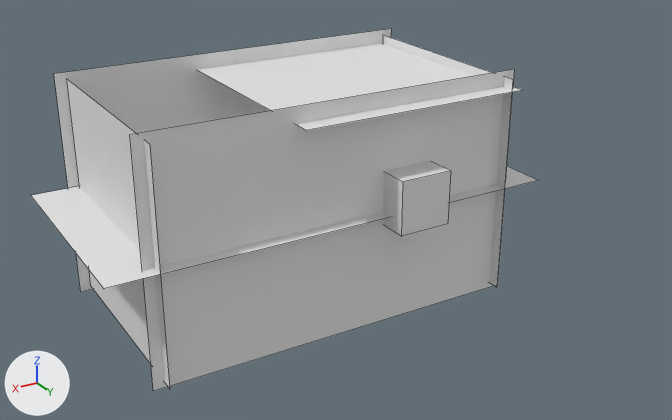
The Blender file Projekt/04-Shots/sk-Shot 3.blend: old version first, new version second.
Rendered twice from a 50 mm camera at (34.0, 54.5, 24.7) aimed at (3.7, 3.9, -0.6). The axes (+X, +Y, +Z) are drawn at lower left. The lights are the same throughout. Mesh edges are drawn as thin lines. Materials are left out; every surface is plain grey.

The older version as bpy lines, for what is in view:
```python
me_cube_001 = bpy.data.meshes.new('Cube.001')
me_cube_001.from_pydata(...)  # a box spanning x -1.0..1.0, y -1.0..1.0, z -1.0..1.0
me_cube_001.materials.append(mat_material_003)
me_plane = bpy.data.meshes.new('Plane')
me_plane.from_pydata([(-1.0, -1.0, 0.0), (1.0, -1.0, 0.0), (-1.0, 1.0, 0.0), (1.0, 1.0, 0.0)], [], [(0, 1, 3, 2)])
me_plane_001 = bpy.data.meshes.new('Plane.001')
me_plane_001.from_pydata([(-1.0, -1.0, 0.0), (1.0, -1.0, 0.0), (-1.0, 1.0, 0.0), (1.0, 1.0, 0.0)], [], [(0, 1, 3, 2)])
me_plane_001.materials.append(mat_material_008)
me_plane_004 = bpy.data.meshes.new('Plane.004')
me_plane_004.from_pydata([(-1.0, -1.0, 0.0), (1.0, -1.0, 0.0), (-1.0, 1.0, 0.0), (1.0, 1.0, 0.0)], [], [(0, 1, 3, 2)])
ob_cube = bpy.data.objects.new('Cube', me_cube_001)
ob_cube.location = (0.0, 7.36, 1.02)
ob_cube.scale = (1.9, 1.9, 1.9)
ob_plane = bpy.data.objects.new('Plane', me_plane)
ob_plane.location = (5.18, 0.0, 0.0)
ob_plane.scale = (16.1, 8.01, 8.01)
ob_plane_001 = bpy.data.objects.new('Plane.001', me_plane_001)
ob_plane_001.location = (0.0, 0.0, 7.21)
ob_plane_001.scale = (8.39, 8.39, 8.39)
ob_plane_004 = bpy.data.objects.new('Plane.004', me_plane_004)
ob_plane_004.location = (5.0, 7.04, 0.0)
ob_plane_004.rotation_euler = (1.571, 0.0, 0.0)  # degrees (90, 0, 0)
ob_plane_004.scale = (13.7, 8.33, 8.33)
# also in view: 'Plane.003' at (17.9, 0.0, 0.0); 'Plane.002' at (-7.8, 0.0, 0.0); 'Plane.005' at (5.0, -8.0, 0.0)
```
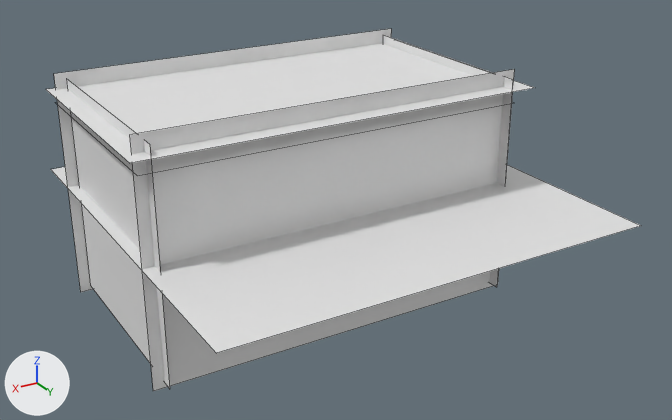
What differs and where, as boxes [x1, y1, x2, y2] in the pictures (672 x 420 px):
'Boden', added
    after: [51, 165, 641, 353]
'Plane.001', moved, rescaled (51% wider, 38% taller)
    before: [198, 43, 521, 130]
    after: [46, 43, 534, 163]
'Plane', moved, rescaled, surface changed (not visible afterwards)
    before: [31, 166, 538, 288]
'Cube', deleted
    before: [383, 161, 451, 236]

Diff of the bpy script that builds the scene:
```diff
--- a/Projekt/04-Shots/sk-Shot 3.blend.py
+++ b/Projekt/04-Shots/sk-Shot 3.blend.py
@@ col_boden @@
+col_boden = bpy.data.collections.new('Boden')
+col_boden.objects.link(ob_boden_001)
@@ ob_cube @@
-ob_cube = bpy.data.objects.new('Cube', me_cube_001)
-ob_cube.location = (0.0, 7.36, 1.02)
-ob_cube.scale = (1.9, 1.9, 1.9)
@@ ob_plane @@
 ob_plane = bpy.data.objects.new('Plane', me_plane)
-ob_plane.location = (5.18, 0.0, 0.0)
-ob_plane.scale = (16.1, 8.01, 8.01)
+ob_plane.location = (5.17, -0.47, 6.16)
+ob_plane.scale = (-13.6, 8.18, 6.78)
+ob_plane.visible_camera = False
@@ ob_plane_001 @@
 ob_plane_001 = bpy.data.objects.new('Plane.001', me_plane_001)
-ob_plane_001.location = (0.0, 0.0, 7.21)
-ob_plane_001.scale = (8.39, 8.39, 8.39)
+ob_plane_001.location = (4.89, 0.0, 7.21)
+ob_plane_001.scale = (14.4, 8.39, 8.39)
@@ ob_boden_001 @@
+ob_boden_001 = bpy.data.objects.new('Boden.001', me_plane)
+ob_boden_001.location = (0.0, 0.0, 0.0)
+ob_boden_001.scale = (14.9, 14.9, 14.9)
@@ ob_boden @@
+ob_boden = bpy.data.objects.new('Boden', None)
+ob_boden.location = (3.9, 2.74, 0.1)
+ob_boden.show_instancer_for_render = False
+ob_boden.instance_type = 'COLLECTION'
+ob_boden.instance_collection = col_boden
```
